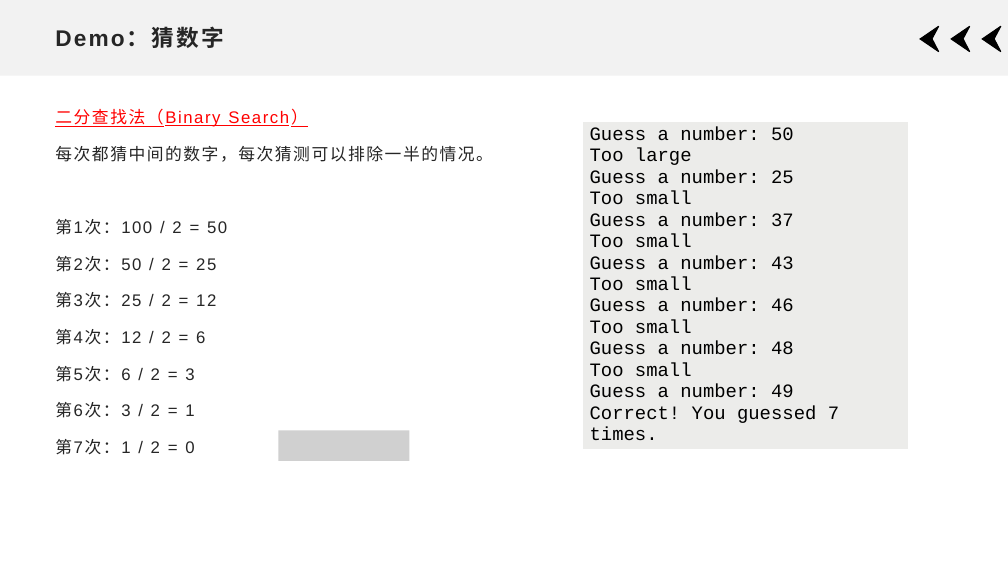
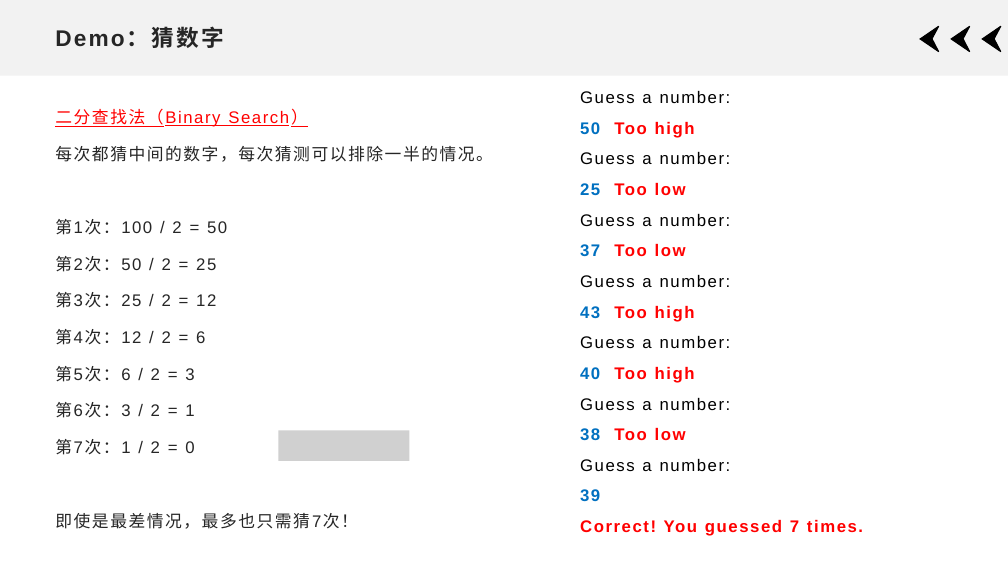
Before and after one commit to xdai02/C, a slide deck: slide 12 of slides/Chapter3.pptx. Drawn at 1008x567 pixels with LibreOffice and Linux fonts; fonts in the diff are those of the drawing; grey boxes stand for pictures. Boxes give left, top, right and bottom in pixels: in the first picture for what was removed or moved away, otherwise in the second. Text is boxed around its words. In the diff, an @@ line names an element or a change of style, - is before the commit and + after.

```diff
--- a/slides/Chapter3.pptx
+++ b/slides/Chapter3.pptx
@@ text added at [580,91,863,536], 16 pt, text #000000 @@
+Guess a number:
+50 Too high
+Guess a number:
+25 Too low
+Guess a number:
+37 Too low
+Guess a number:
+43 Too high
+Guess a number:
+40 Too high
+Guess a number:
+38 Too low
+Guess a number:
+39
+Correct! You guessed 7 times.
@@ table removed at [582,121,909,446], 1 rows, 1 columns @@
-Guess a number: 50 / Too large / Guess a number: 25 / Too small / Guess a number: 37 / Too small / Guess a number: 43 / Too small / Guess a number: 46 / Too small / Guess a number: 48 / Too small / Guess a number: 49 / Correct! You guessed 7 times.
@@ text at [55,513,358,529]: paragraph added @@
+即使是最差情况，最多也只需猜7次！
```
Also in this commit, not shown: 1 other slide changed, 93 slides added, 2 slides removed, 10 other files.
